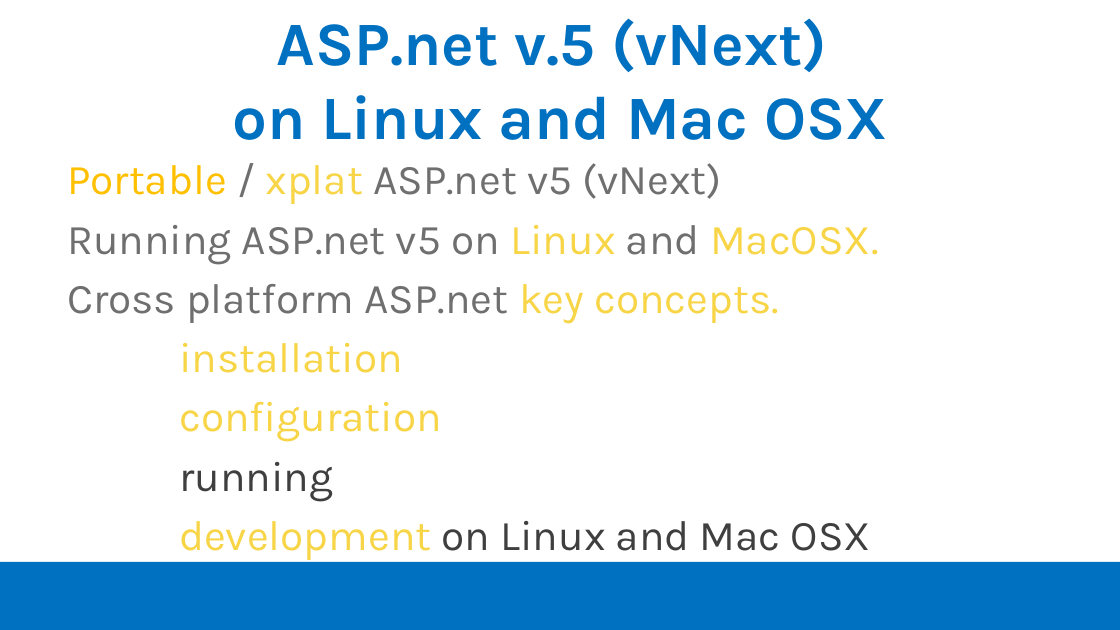
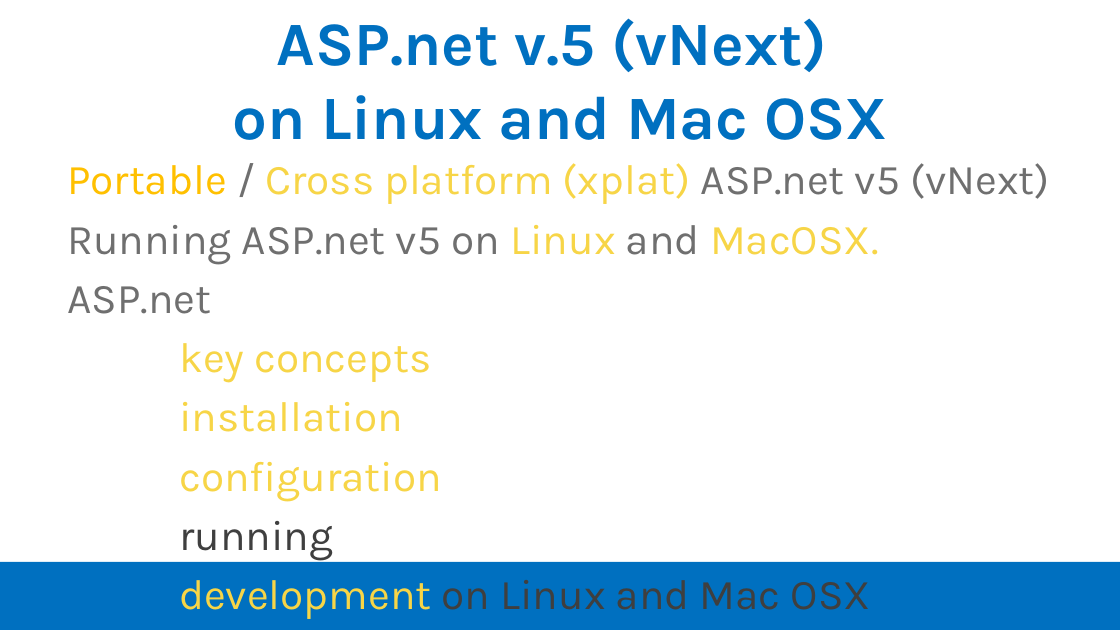
Before and after one commit to moljac/ASP.net.v5-AKA-vNext-Windays15, a slide deck: slide 2 of talk/Windays15 - ASP.net v.5 (vNext) on Linux and Mac OSX.pptx. Drawn at 1120x630 pixels with LibreOffice and Linux fonts; fonts in the diff are those of the drawing; background and template pictures are left out. Boxes give left, top, right and bottom in pixels: in the first picture for what was removed or moved away, otherwise in the second. Text is boxed around its words. In the diff, an @@ line names an element or a change of style, - is before the commit and + after.

```diff
--- a/talk/Windays15 - ASP.net v.5 (vNext) on Linux and Mac OSX.pptx
+++ b/talk/Windays15 - ASP.net v.5 (vNext) on Linux and Mac OSX.pptx
@@ text at (67,163,1050,204): text changed; text colour #6F6F6F to #F7D547 @@
-Portable / xplat ASP.net v5 (vNext)
+Portable / Cross platform (xplat) ASP.net v5 (vNext)
@@ text at (67,286,432,383): text changed; text colour #6F6F6F to #F7D547 @@
-Cross platform ASP.net key concepts.
+ASP.net
+key concepts
```
Also in this commit, not shown: 14 other slides changed, 3 slides added, 3 slides removed.
